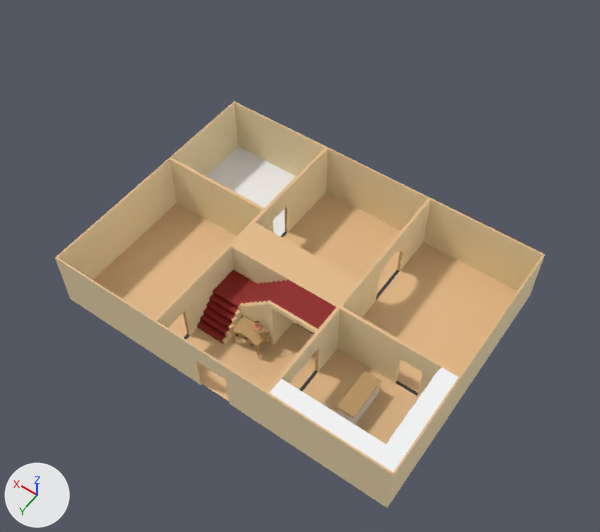
A saved change to the glTF model Haunting_House/House/hauntedmansion.glb.
Before and after are seen from a 50 mm lens placed at (-16.8, 23.5, 40.0), pointed at (-0.6, 0.9, 4.3). Every picture has the same lights, and +X, +Y and +Z are marked at lower left. Where no turn or scale is listed for an object, it has been applied to the vertices. Vertices at the same position are counted once.

The scene before the commit, as lines of its bpy script (objects in view):
```python
me_cube = bpy.data.meshes.new('Cube')
me_cube.from_pydata(...)  # 16 vertices, 28 faces; spans x -0.54..0.54, y -1.19..1.49, z -0.5..0.8
# faces by material slot: [10, 18]
me_cube.materials.append(mat_white_stuff)  # white #ffffff
me_cube.materials.append(mat_wood)  # orange #bc9662
me_cube_004 = bpy.data.meshes.new('Cube.004')
me_cube_004.from_pydata(...)  # 316 vertices, 620 faces; spans x -4.13..3.0, y -3.2..2.5, z -1.0..2.9
# faces by material slot: [444, 120, 56]
me_cube_004.materials.append(mat_stairs_rug)  # red #8e1712
me_cube_004.materials.append(mat_rooms_001)  # beige #ffe8ba
me_cube_004.materials.append(mat_floor_001)  # beige #e6bc8a
me_plane_003 = bpy.data.meshes.new('Plane.003')
me_plane_003.from_pydata(...)  # 238 vertices, 496 faces; spans x -11.0..11.0, y -8.0..8.0, z 0.0..3.9
# faces by material slot: [346, 150]
me_plane_003.materials.append(mat_rooms)  # beige #ffe8ba
me_plane_003.materials.append(mat_floor)  # beige #e6bc8a
ob_cube = bpy.data.objects.new('Cube', me_cube)
ob_cube.location = (-6.7, 3.9, 0.5)
ob_stair_set = bpy.data.objects.new('Stair set', me_cube_004)
ob_stair_set.location = (0.57, 2.7, 1.0)
ob_walls = bpy.data.objects.new('Walls', me_plane_003)
ob_walls.location = (0.0, 0.0, 0.0)
# also in view: 'Cabinets' at (-7.3, 4.8, 1.9); 'Floor plane' at (0.0, 0.0, 0.0)
```
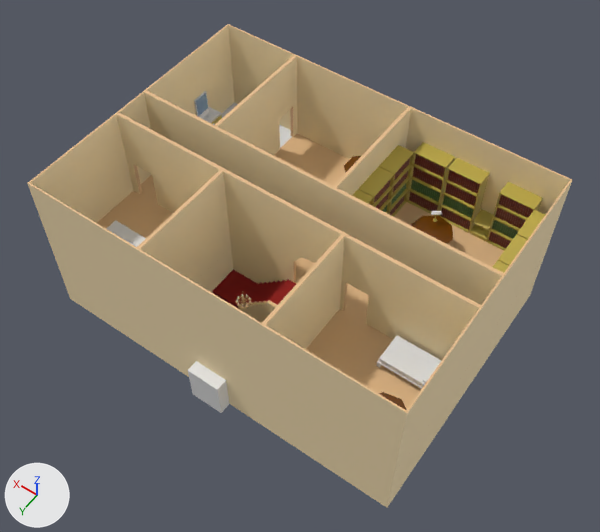
Diff of the bpy script that builds the scene:
```diff
--- a/Haunting_House/House/hauntedmansion.glb.py
+++ b/Haunting_House/House/hauntedmansion.glb.py
@@ me_plane_003 @@
-me_plane_003.from_pydata(...)  # 238 vertices, 496 faces; spans x -11.0..11.0, y -8.0..8.0, z 0.0..3.9
+me_plane_003.from_pydata(...)  # 296 vertices, 593 faces; spans x -11.0..11.0, y -8.0..8.0, z 0.0..3.9
+# me_plane_003 part 1: 4 vertices removed from x -9.0..-7.6, y 1.5..1.7, z 1.1..2.5; 34 vertices added at x -9.0..-3.6, y -4.9..4.8, z 0.0..2.4
 me_plane_003.materials.append(mat_rooms)
@@ me_cube_004 @@
-me_cube_004.from_pydata(...)  # 316 vertices, 620 faces; spans x -4.13..3.0, y -3.2..2.5, z -1.0..2.9
+me_cube_004.from_pydata(...)  # 326 vertices, 644 faces; spans x -4.13..3.0, y -1.0..5.2, z -1.0..2.9
+# me_cube_004 part 2: 8 vertices removed from x -4.13..3.0, y -3.2..-1.2, z 2.6..2.9; 18 vertices added at x -4.13..-2.27, y -1.0..5.2, z 2.6..2.9
 me_cube_004.materials.append(mat_stairs_rug)
@@ ob_cube_018 @@
+ob_cube_018 = bpy.data.objects.new('Cube.018', me_cube_027)  # 126 vertices, 224 faces; spans x -0.3..0.27, y -0.222..0.262, z -0.719..0.091; in mat_green_glass_001 (white #ffffff), mat_wood_003 (yellow #bca948)
+ob_cube_018.location = (-5.28, -5.36, 6.08)
@@ ob_cylinder_002 @@
+ob_cylinder_002 = bpy.data.objects.new('Cylinder.002', me_cylinder_006)  # 156 vertices, 292 faces; spans x -1.18..1.18, y -1.18..1.18, z 0.0..1.4; in mat_material_001 (brown #673900)
+ob_cylinder_002.location = (-5.52, -4.64, 3.96)
@@ ob_cylinder_005 @@
+ob_cylinder_005 = bpy.data.objects.new('Cylinder.005', me_cylinder_008)  # 156 vertices, 292 faces; spans x -1.11..1.11, y -1.11..1.11, z 0.0..1.4; in mat_material_001 (brown #673900)
+ob_cylinder_005.location = (0.09, -6.51, 3.92)
@@ ob_cylinder_001 @@
+ob_cylinder_001 = bpy.data.objects.new('Cylinder.001', me_cylinder_003)  # 156 vertices, 292 faces; spans x -1.18..1.18, y -1.18..1.18, z 0.0..1.4; in mat_material_001 (brown #673900)
+ob_cylinder_001.location = (-9.29, 6.35, 3.92)
@@ ob_plane_003 @@
+ob_plane_003 = bpy.data.objects.new('Plane.003', me_plane_007)  # 20 vertices, 24 faces; spans x -11.0..11.0, y -8.0..8.0, z 0.0; in mat_floor_001 (beige #e6bc8a), mat_white_ceramic (white #e7e7e7)
+ob_plane_003.location = (0.0, 0.0, 3.92)
@@ ob_plane_002 @@
+ob_plane_002 = bpy.data.objects.new('Plane.002', me_plane_002)  # 166 vertices, 356 faces; spans x -11.0..11.0, y -8.0..8.0, z 0.0..5.9; in mat_rooms (beige #ffe8ba), mat_floor (beige #e6bc8a)
+ob_plane_002.location = (0.0, 0.0, 3.92)
@@ ob_cylinder_003 @@
+ob_cylinder_003 = bpy.data.objects.new('Cylinder.003', me_cylinder_007)  # 2552 vertices, 4992 faces; spans x -0.405..0.415, y -0.416..0.416, z 0.0..1.25; in mat_wood (orange #bc9662), mat_white_ceramic (white #e7e7e7)
+ob_cylinder_003.location = (-0.08, 5.09, 5.09)
@@ ob_door_holes @@
+ob_door_holes = bpy.data.objects.new('Door holes', me_cube_001)  # 84 vertices, 136 faces; spans x -0.7..18.8, y -6.7..7.1, z -1.1..1.7
+ob_door_holes.location = (-8.3, 1.6, 1.0)
@@ ob_cube_025 @@
+ob_cube_025 = bpy.data.objects.new('Cube.025', me_cube_035)  # 109 vertices, 210 faces; spans x -0.62..0.5, y -0.67..0.67, z -0.5..2.24; in mat_white_ceramic_002 (white #e7e7e7), mat_mirror (blue #a6c4e7), mat_wood_006 (yellow #bca948)
+ob_cube_025.location = (10.4, -4.79, 4.42)
@@ ob_cube_017 @@
+ob_cube_017 = bpy.data.objects.new('Cube.017', me_cube_026)  # 28 vertices, 52 faces; spans x -0.5..0.5, y -0.5..0.5, z -0.5..0.748; in mat_wood_004 (yellow #bca948)
+ob_cube_017.location = (-7.35, -7.4, 4.42)
@@ ob_cube_016 @@
+ob_cube_016 = bpy.data.objects.new('Cube.016', me_cube_025)  # 532 vertices, 820 faces; spans x 0.0..1.0, y -1.0..1.0, z 0.0..4.0; in mat_wood_002 (yellow #bca948), mat_material_002 (dark red #72241d), mat_material_003 (dark green #457038)
+ob_cube_016.location = (-10.9, -1.8, 3.92)
@@ ob_cube_015 @@
+ob_cube_015 = bpy.data.objects.new('Cube.015', me_cube_025.copy())
+ob_cube_015.location = (-10.9, -3.85, 3.92)
@@ ob_cube_014 @@
+ob_cube_014 = bpy.data.objects.new('Cube.014', me_cube_025.copy())
+ob_cube_014.location = (-10.9, -5.9, 3.92)
@@ ob_cube_013 @@
+ob_cube_013 = bpy.data.objects.new('Cube.013', me_cube_022)  # 532 vertices, 820 faces; spans x -1.0..1.0, y 0.0..1.0, z 0.0..4.0; in mat_wood_002 (yellow #bca948), mat_material_002 (dark red #72241d), mat_material_003 (dark green #457038)
+ob_cube_013.location = (-8.9, -7.9, 3.92)
@@ ob_cube_012 @@
+ob_cube_012 = bpy.data.objects.new('Cube.012', me_cube_022.copy())
+ob_cube_012.location = (-5.8, -7.9, 3.92)
@@ ob_cube_011 @@
+ob_cube_011 = bpy.data.objects.new('Cube.011', me_cube_022.copy())
+ob_cube_011.location = (-3.7, -7.9, 3.92)
@@ ob_cube_009 @@
+ob_cube_009 = bpy.data.objects.new('Cube.009', me_cube_019)  # 532 vertices, 820 faces; spans x -1.0..0.0, y -1.0..1.0, z 0.0..4.0; in mat_wood_002 (yellow #bca948), mat_material_002 (dark red #72241d), mat_material_003 (dark green #457038)
+ob_cube_009.location = (-1.7, -5.9, 3.92)
@@ ob_cube_008 @@
+ob_cube_008 = bpy.data.objects.new('Cube.008', me_cube_019.copy())
+ob_cube_008.location = (-1.7, -3.85, 3.92)
@@ ob_cube_007 @@
+ob_cube_007 = bpy.data.objects.new('Cube.007', me_cube_019.copy())
+ob_cube_007.location = (-1.7, -1.8, 3.92)
@@ ob_cube_001 @@
+ob_cube_001 = bpy.data.objects.new('Cube.001', me_cube_008)  # 158 vertices, 284 faces; spans x -0.62..2.88, y -0.93..0.87, z -0.85..0.53
+ob_cube_001.location = (-10.14, 2.76, 4.92)
@@ ob_cube_010 @@
+ob_cube_010 = bpy.data.objects.new('Cube.010', me_cube_017)  # 260 vertices, 484 faces; spans x -1.5..1.5, y -3.4..0.1, z -0.3..1.08
+ob_cube_010.location = (8.2, 7.75, 4.22)
```

Where the change shows, as pixel boxes (x1, y1, x2, y2) in the pictures (600 x 532 px):
'Plane.002', added (beige): after (27, 24, 572, 475)
'Plane.003', added: after (97, 102, 504, 409)
'Cube.012', added: after (438, 158, 489, 233)
'Cube.011', added: after (407, 142, 455, 216)
'Cube.013', added: after (486, 182, 543, 251)
'Cube.001', added: after (376, 336, 441, 389)
'Door holes', added: after (188, 361, 229, 413)
'Cube.009', added (yellow): after (379, 145, 414, 217)
'Cube.008', added (yellow): after (358, 167, 394, 214)
'Cylinder.002', added (brown): after (411, 216, 453, 244)
'Cube.025', added: after (194, 91, 222, 125)
'Cube.017', added (yellow): after (470, 209, 493, 241)
'Cube.010', added: after (106, 220, 146, 247)
'Cube.015', added (yellow): after (498, 234, 527, 266)
'Cube.014', added: after (517, 210, 545, 240)
'Cube.007', added: after (352, 189, 374, 206)
'Cylinder.001', added: after (379, 392, 407, 410)
'Cylinder.005', added: after (344, 156, 361, 173)
'Cube.016', added: after (493, 260, 509, 273)
'Cylinder.003', added: after (236, 294, 252, 309)
'Cube.018', added: after (431, 211, 442, 222)
part 1 of me_plane_003, built on (beige): before (395, 342, 441, 381)
part 2 of me_cube_004, built on: before (234, 223, 359, 304); after (272, 282, 296, 309)
'Floor plane', unchanged, covered by the edit: before (93, 147, 517, 444)
'Cabinets', unchanged, covered by the edit: before (270, 367, 458, 472)
